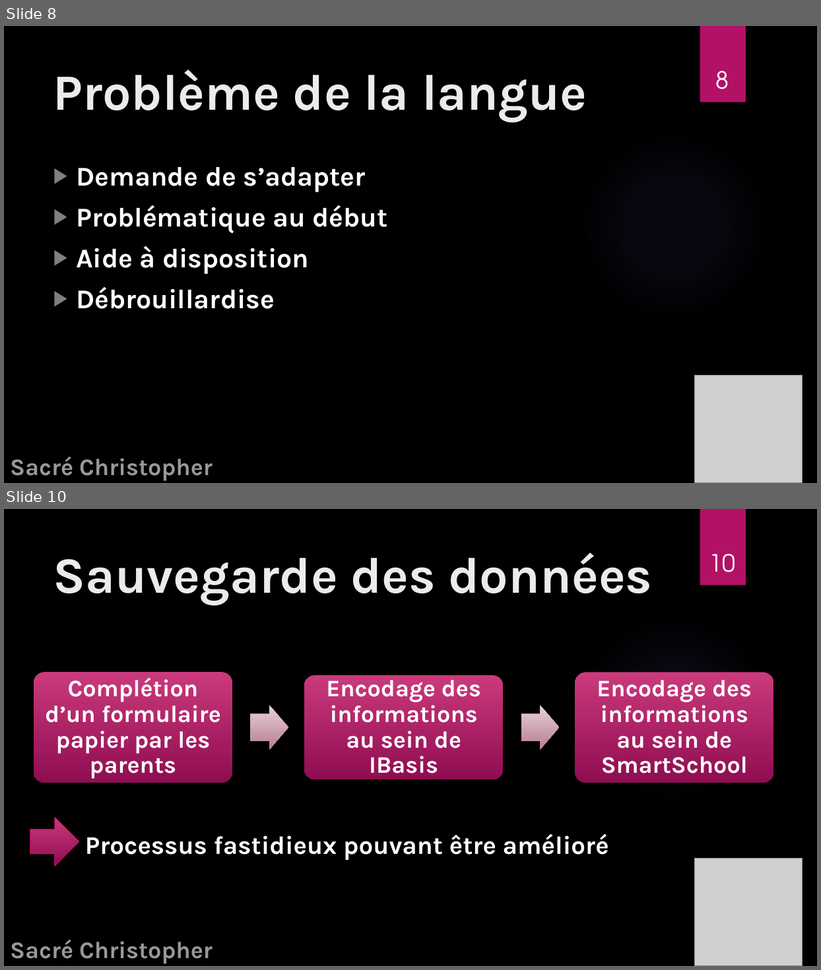
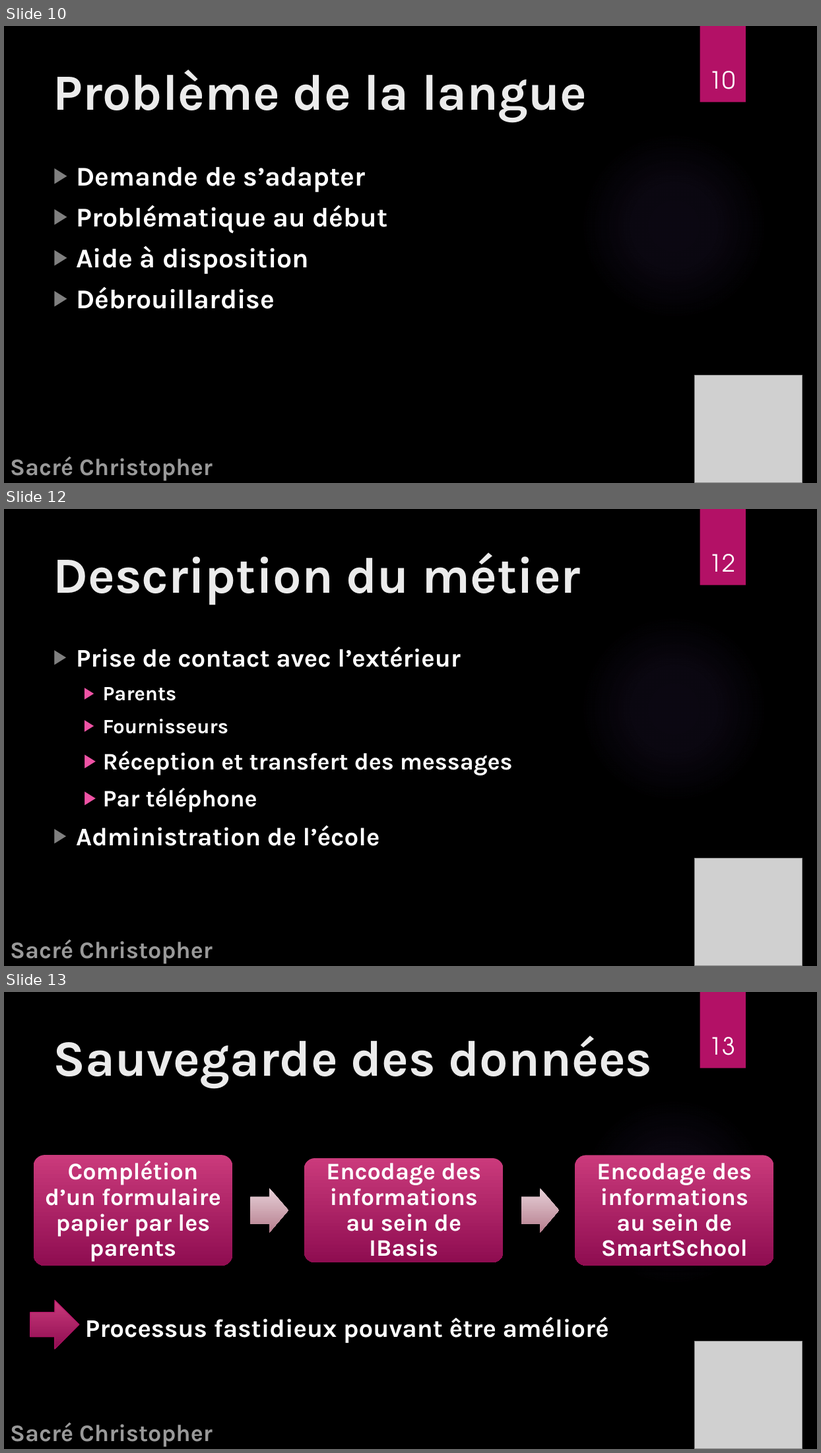
Before and after one commit to TheYoungSensei/Synthese_2BIN, a slide deck: Synthèse Stage d'observation/[Défense Stage][Sacré Christopher].pptx. Shown one above the other, each under a label of ours: slides 8 and 10 before the commit, slides 10, 12 and 13 after it; the slides between them are not shown. The pictures are 821x970 and 821x1453 pixels, drawn with LibreOffice and Linux fonts; fonts in the diff are those of the drawing; grey boxes stand for pictures; background and template pictures are left out. Boxes give left, top, right and bottom in pixels: in the first picture for what was removed or moved away, otherwise in the second. Text is boxed around its words. In the diff, an @@ line names an element or a change of style, - is before the commit and + after.

```diff
--- a/Synthèse Stage d'observation/[Défense Stage][Sacré Christopher].pptx
+++ b/Synthèse Stage d'observation/[Défense Stage][Sacré Christopher].pptx
@@ slide 12 added at bbox=[4, 509, 817, 966], background picture (left out); not listed: 2 template elements that a slide beside it also shows @@
@@ title added at bbox=[54, 553, 582, 605], 60 pt, text #EBEBEB, bold @@
+Description du métier
@@ page number added at bbox=[710, 554, 736, 572], 28 pt, text #FFFFFF @@
+12
@@ text added at bbox=[76, 647, 513, 846], 30 pt, text #FFFFFF, bold @@
+▶ Prise de contact avec l’extérieur
+  ▶ Parents
+  ▶ Fournisseurs
+  ▶ Réception et transfert des messages
+  ▶ Par téléphone
+▶ Administration de l’école
@@ picture added at bbox=[694, 859, 803, 966] @@
@@ text added at bbox=[10, 940, 213, 964], 28 pt, text #FFFFFF at 60% opacity, bold @@
+Sacré Christopher
@@ what was slide 8 is now slide 10 @@
@@ page number at bbox=[710, 71, 736, 89]: text changed @@
-8
+10
@@ what was slide 10 is now slide 13 @@
@@ page number at bbox=[710, 1037, 736, 1055]: text changed @@
-10
+13
```
Also in this commit, not shown: 4 slides changed, 2 other slides added, 17 other files.
